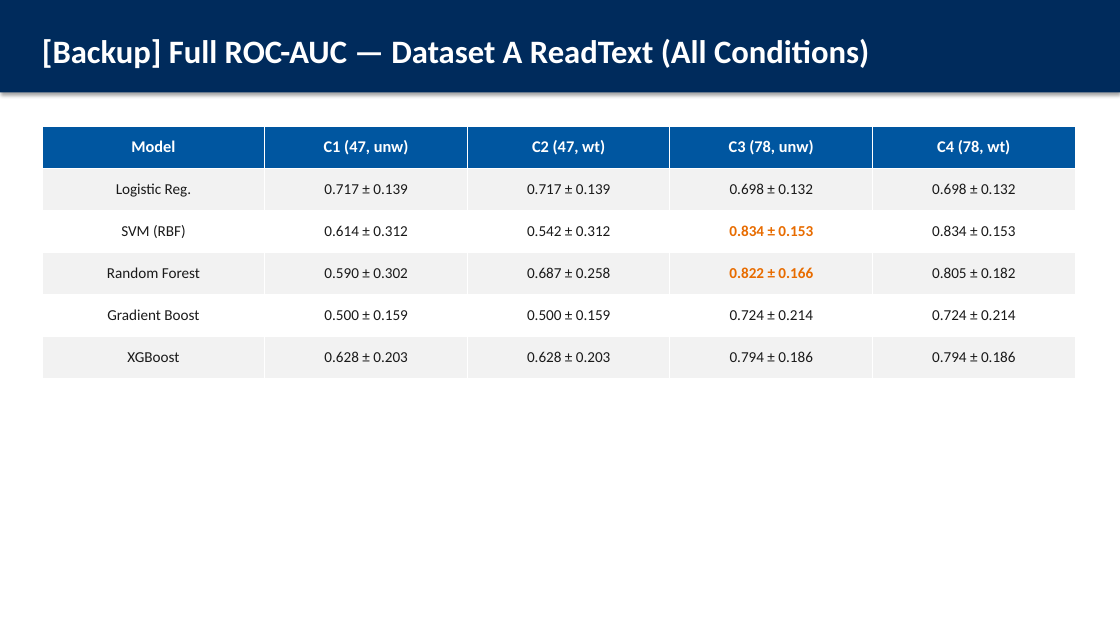
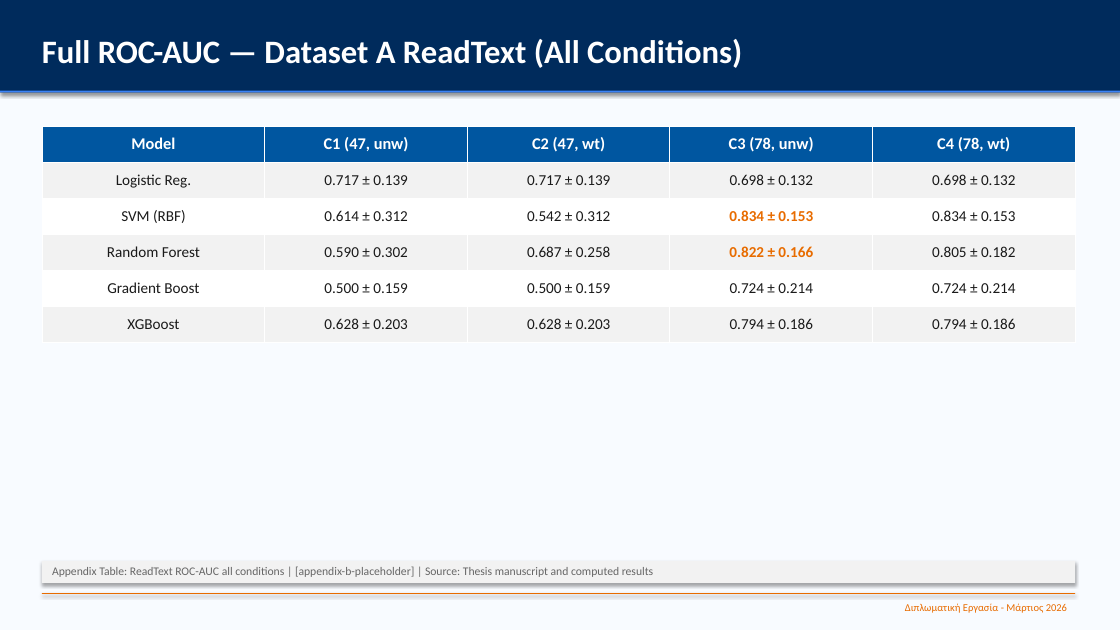
Before and after one commit to christos97/parkinsons-voice-classification, a slide deck: slide 31 of outputs/thesis_defense_presentation.pptx. Drawn at 1120x630 pixels with LibreOffice and Linux fonts; fonts in the diff are those of the drawing. Boxes give left, top, right and bottom in pixels: in the first picture for what was removed or moved away, otherwise in the second. Text is boxed around its words. In the diff, an @@ line names an element or a change of style, - is before the commit and + after.

```diff
--- a/outputs/thesis_defense_presentation.pptx
+++ b/outputs/thesis_defense_presentation.pptx
@@ background #FFFFFF to #F8FBFF @@
@@ text in rectangle at (42,39,742,68): text changed @@
-[Backup] Full ROC-AUC — Dataset A ReadText (All Conditions)
+Full ROC-AUC — Dataset A ReadText (All Conditions)
@@ rectangle added at (0,91,1120,92), fill #3B82F6 @@
@@ table: place and size @@
-table at (42,126,1075,378)
+table at (42,126,1075,343)
@@ rectangle added at (42,561,1075,583), fill #F2F2F2, 10 pt, text #666666 @@
+Appendix Table: ReadText ROC-AUC all conditions | [appendix-b-placeholder] | Source: Thesis manuscript and computed results
@@ rectangle added at (42,593,1075,594), fill #E86C00 @@
@@ text added at (905,603,1067,613), 9 pt, text #E86C00 @@
+Διπλωματική Εργασία - Μάρτιος 2026
```
Also in this commit, not shown: 29 other slides changed, 48 other files.
